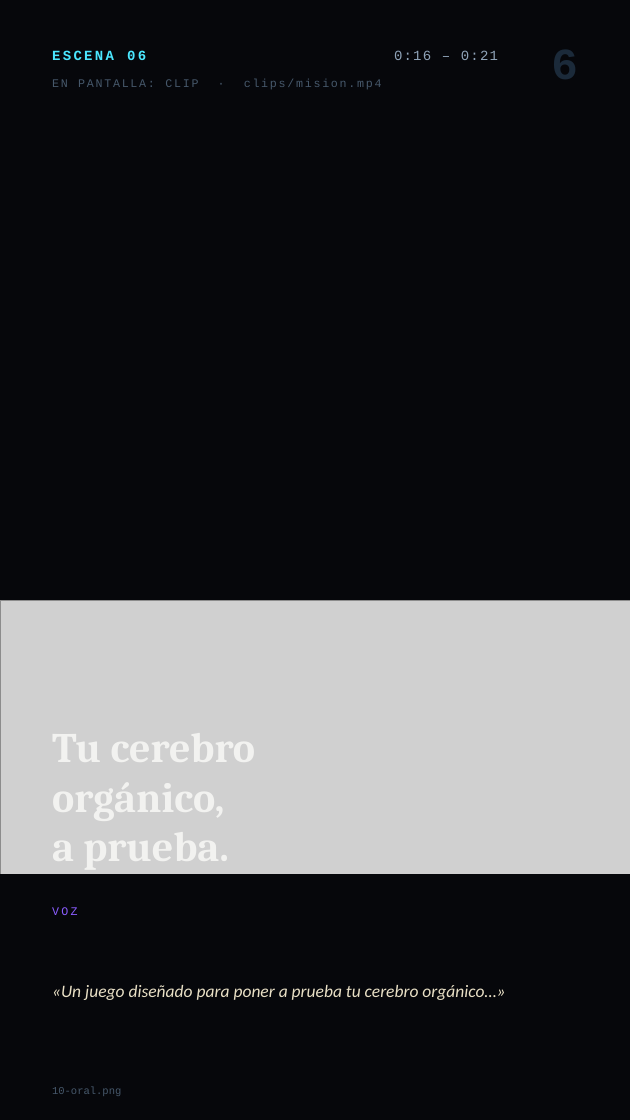
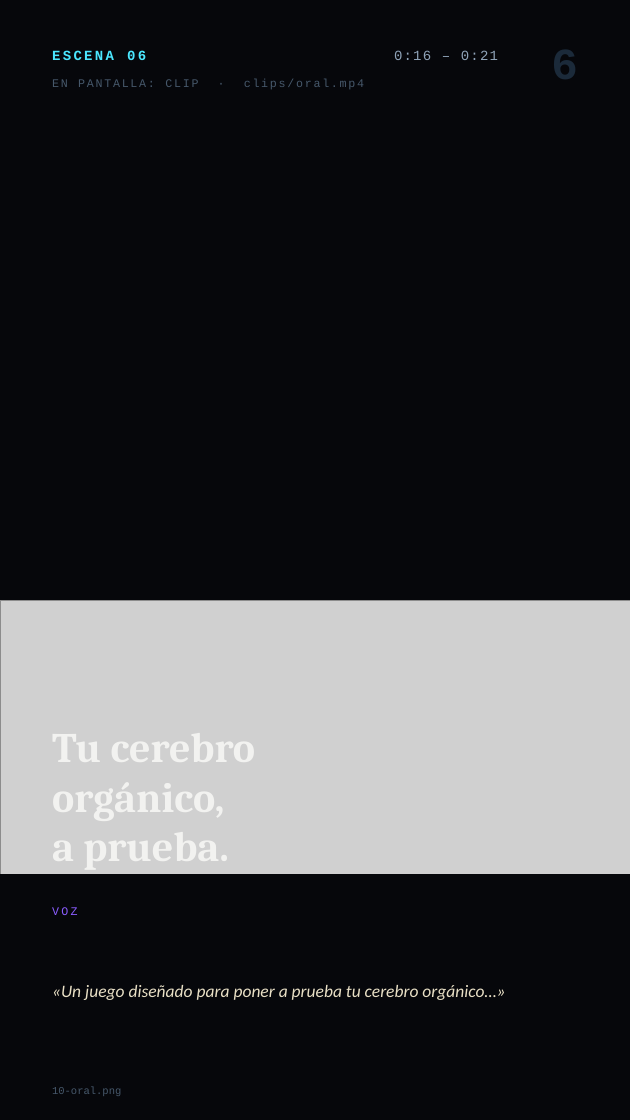
Before and after one commit to dojedacifuentes/eva.game.proce, a slide deck: slide 8 of scripts/video/deck/EVAGAMEPROCE-video.pptx. Drawn at 630x1120 pixels with LibreOffice and Linux fonts; fonts in the diff are those of the drawing; grey boxes stand for pictures; background and template pictures are left out. Boxes give left, top, right and bottom in pixels: in the first picture for what was removed or moved away, otherwise in the second. Text is boxed around its words. In the diff, an @@ line names an element or a change of style, - is before the commit and + after.

```diff
--- a/scripts/video/deck/EVAGAMEPROCE-video.pptx
+++ b/scripts/video/deck/EVAGAMEPROCE-video.pptx
@@ text at (x1=52, y1=78, x2=364, y2=89): text changed @@
-EN PANTALLA: CLIP · clips/mision.mp4
+EN PANTALLA: CLIP · clips/oral.mp4
```
Also in this commit, not shown: 1 other slide changed, 18 other files.
